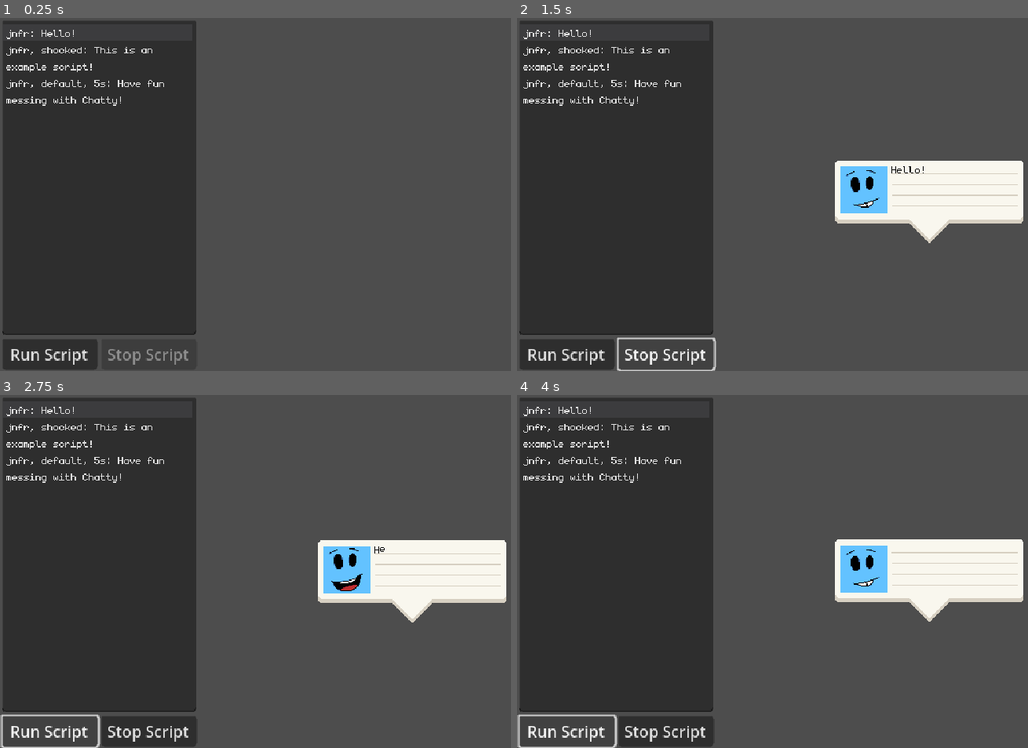
Above: before the commit, frames 1-4 (two rows, left to right).
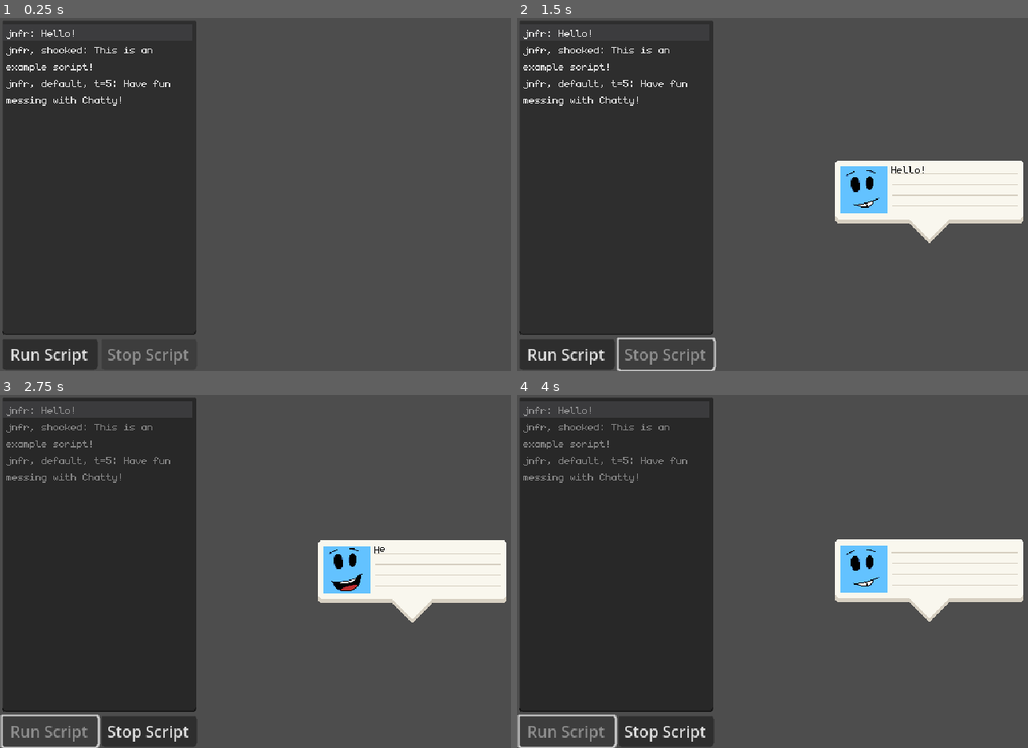
Above: after the commit, the same moments.

Repository: Sciman101/Chatty
Game: Godot game, scene res://scene/demo.tscn
The game is run twice, just before and just after one commit, with the same random seed, the same clock (stepped at 60 frames per second) and the same inputs.
Inputs:
- Up to frame 1 (0.25 s): no input
- Up to frame 2 (1.5 s): click "Run Script" at 0.5 s; click "Stop Script" at 1.25 s
- Up to frame 3 (2.75 s): click "Run Script" at 2 s
- Up to frame 4 (4 s): click "Stop Script" at 2.75 s; click "Run Script" at 3.5 s

The runs differ from the first frame. In frame 1, 0.1% of the frame differs, in the area x 18-34%, y 17-20%; in frame 2, 0.3%; in frame 3, 0.9%, in the area x 1-34%, y 3-99%; in frame 4, 0.9%.
Error after the commit: Invalid access to property or key 'frames' on a base object of type 'AnimatedSprite2D'. (res://scripts/speech_bubble.gd:86)

Commit message:
Updated how args work

Diff:
--- a/scene/demo.tscn
+++ b/scene/demo.tscn
@@ -36,7 +36,7 @@
 theme_override_fonts/font = ExtResource("1_i0o6v")
 text = "jnfr: Hello!
 jnfr, shocked: This is an example script!
-jnfr, default, 5s: Have fun messing with Chatty!"
+jnfr, default, t=5: Have fun messing with Chatty!"
 placeholder_text = "speaker_name: Dialouge!"
 wrap_mode = 1
 highlight_current_line = true
--- a/scene/speech_bubble.tscn
+++ b/scene/speech_bubble.tscn
@@ -50,7 +50,6 @@
 TEST
 IF YOU CAN SEE THIS DIE"
 scroll_active = false
-autowrap_mode = 2
 custom_effects = [SubResource("RichTextEffect_i80sp"), SubResource("RichTextEffect_eci5y")]
 visible_characters_behavior = 1
 
--- a/scripts/chatty.gd
+++ b/scripts/chatty.gd
@@ -10,35 +10,43 @@
 
 var script_events = []
 var script_active = false
+var script_index := 0
 
 signal event_started(num,event)
+signal script_completed
 
 func run_script(start:int=0) -> void:
 	script_active = true
-	var index := 0
-	for event in script_events:
+	script_index = 0
 
-		if index >= start:
-			if not script_active:
-				break
-			event_started.emit(index,event)
-			if event.type == &'dialouge':
-				await _run_dialouge_event(event)
-			elif event.type == &'instruction':
-				pass
+	if current_dialouge_bubble:
+		current_dialouge_bubble.set_speaker_animation()
 
-		index += 1
+	for script_index in range(start,script_events.size()):
+		var event = script_events[script_index]
+
+		if not script_active:
+			break
+		event_started.emit(script_index,event)
+		if event.type == &'dialouge':
+			await _run_dialouge_event(event)
+		elif event.type == &'instruction':
+			pass
 
 	if current_dialouge_bubble:
 		current_dialouge_bubble.disappear()
 
 	script_active = false
 
+	script_completed.emit()
+
 func stop_script() -> void:
-	current_dialouge_bubble.stop_dialouge()
+	if current_dialouge_bubble:
+		current_dialouge_bubble.stop_dialouge()
 	script_active = false
 
 func _run_dialouge_event(event) -> void:
+	# Create bubble if it doesn't exist
 	if current_dialouge_bubble == null:
 		current_dialouge_bubble = SpeechBubble.instantiate()
 		add_child(current_dialouge_bubble)
@@ -49,30 +57,16 @@
 
 	if current_dialouge_bubble.speaker != event.speaker:
 		current_dialouge_bubble.set_speaker(event.speaker)
-		if current_dialouge_bubble.is_bubble_visible():
-			# Animate the bubble tweening over
-			pass
 
 	if event.has('animation_name'):
 		current_dialouge_bubble.set_speaker_animation(event.animation_name)
 
-	var animate_portrait = true
-	var play_sound = true
-
-	if event.has('args'):
-		for arg in event.args:
-			# Duration
-			if arg[-1] == 's':
-				current_dialouge_bubble.set_dialouge_duration(arg.substr(0,arg.length()-1).to_float())
-			elif arg == 'noanimate':
-				animate_portrait = false
-			elif arg == 'nosound':
-				play_sound = false
-
 	if not current_dialouge_bubble.is_bubble_visible():
 		await current_dialouge_bubble.appear()
 
-	await current_dialouge_bubble.present(animate_portrait,play_sound)
+	var args = {}
+	if event.has('args'): args = event.args
+	await current_dialouge_bubble.present(args)
 
 # Load a script into the chatty system
 func load_script(script_text:String) -> void:
@@ -87,7 +81,7 @@
 		line = line.substr(1)
 		var event = {
 			'type':&'instruction',
-			'args': Array(line.split(',')).map(func(item): return item.strip_edges())
+			'args': _parse_args(Array(line.split(',')).map(func(item): return item.strip_edges()))
 		}
 		script_events.append(event)
 	else:
@@ -108,8 +102,21 @@
 			if params.size() > 1:
 				event['animation_name'] = params[1]
 			if params.size() > 2:
-				event['args'] = params.slice(2)
+				event['args'] = _parse_args(params.slice(2))
 			script_events.append(event)
+
+func _parse_args(arg_list:Array) -> Dictionary:
+	var args = {}
+	for a in arg_list:
+		var equals_index = a.find('=')
+		if equals_index == -1:
+			args[a] = true
+		else:
+			var key = a.substr(0,equals_index)
+			var val = a.substr(equals_index+1)
+			args[key] = val
+	print(args)
+	return args
 
 # Actor control
 
--- a/scripts/demo_controller.gd
+++ b/scripts/demo_controller.gd
@@ -8,13 +8,14 @@
 
 func _ready():
 	Chatty.event_started.connect(self._on_chatty_event)
+	Chatty.script_completed.connect(self._on_stop_pressed)
 
+# Handle shift modifier
 func _input(event):
 	if event is InputEventKey:
-		if event.keycode == KEY_SHIFT:
+		if event.keycode == KEY_CTRL:
 			start_from_line = event.pressed
 			btn_run.text = "From Line" if start_from_line else "Run Script"
-
 
 func _on_run_pressed():
 	var script = dialouge_input.text
@@ -23,11 +24,15 @@
 		Chatty.run_script(0 if not start_from_line else dialouge_input.get_caret_line())
 
 		btn_stop.disabled = false
+		btn_run.disabled = true
+		dialouge_input.editable = false
 
 func _on_chatty_event(num,event):
 	dialouge_input.set_caret_line(num)
 
 func _on_stop_pressed():
-	btn_stop.disabled = false
-
-	Chatty.stop_script()
+	btn_run.disabled = false
+	btn_stop.disabled = true
+	dialouge_input.editable = true
+	if Chatty.script_active:
+		Chatty.stop_script()
--- a/scripts/speech_bubble.gd
+++ b/scripts/speech_bubble.gd
@@ -19,7 +19,6 @@
 const DEFAULT_SPEECH_DELAY := 1
 const DEFAULT_SHOW_DURATION := 0.5
 
-var character_delay := DEFAULT_CHARACTER_DELAY
 var num_characters := 0
 var parsed_dialouge := ""
 var speaker = null
@@ -72,7 +71,6 @@
 	parsed_dialouge = dialouge_label.get_parsed_text()
 	num_characters = parsed_dialouge.length()
 	_set_visible_characters(0)
-	character_delay = DEFAULT_CHARACTER_DELAY
 
 func set_speaker(new_speaker:Speaker) -> void:
 	speaker = new_speaker
@@ -83,11 +81,7 @@
 
 	talk_sfx.stream = speaker.talksound
 
-func set_dialouge_duration(duration:float) -> void:
-	if duration > 0 and num_characters > 0:
-		character_delay = duration / num_characters
-
-func set_speaker_animation(anim:StringName) -> void:
+func set_speaker_animation(anim:StringName=&'default') -> void:
 	if speaker:
 		if portrait.frames.has_animation(anim):
 			portrait.animation = anim
@@ -98,12 +92,21 @@
 		push_warning("No active speaker!")
 
 # Actually do the thing
-func present(animate:bool=true,sfx:bool=true) -> void:
+func present(args:Dictionary) -> void:
 
 	is_presenting = true
 	portrait.frame = 0
-	if animate: portrait.play()
 	_set_visible_characters(0)
+
+	# Set time from args
+	var character_delay = DEFAULT_CHARACTER_DELAY
+	if args.has('t'):
+		character_delay = max(0.01,args.t.to_float()/num_characters)
+
+	# Other flags
+	if not args.has('noanimate'):
+		portrait.play()
+	var play_sound = not args.has('nosound')
 
 	for i in range(num_characters):
 
@@ -112,7 +115,7 @@
 
 		_set_visible_characters(i)
 
-		if sfx and parsed_dialouge[i] != ' ':
+		if play_sound and parsed_dialouge[i] != ' ':
 			talk_sfx.play()
 
 		timer.start(character_delay)
@@ -121,7 +124,7 @@
 	jump_to_end()
 
 	# Wait a second
-	if not interrupt:
+	if not interrupt and not args.has('nopause'):
 		timer.start(DEFAULT_SPEECH_DELAY)
 		await timer.timeout
 	else:
